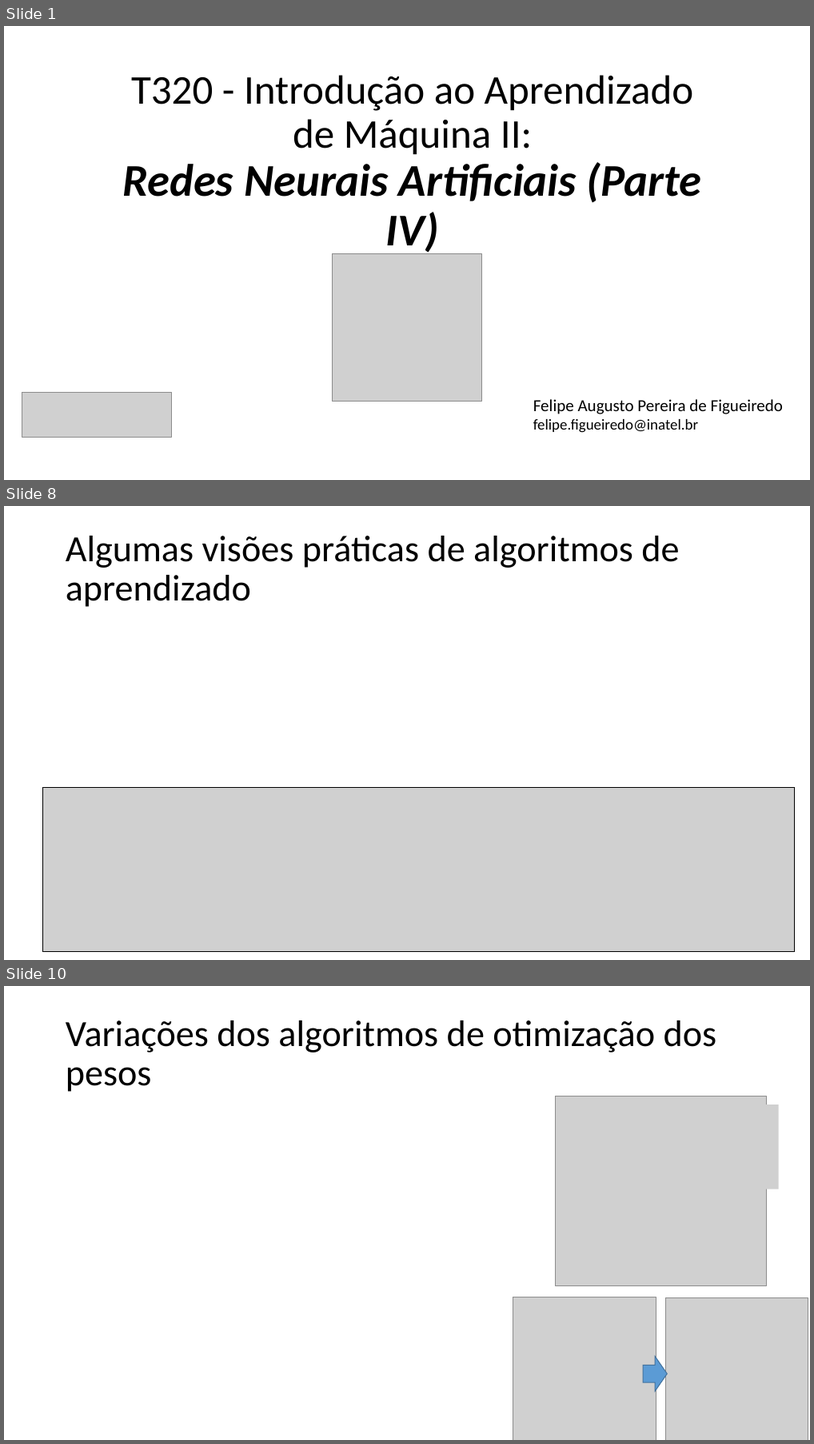
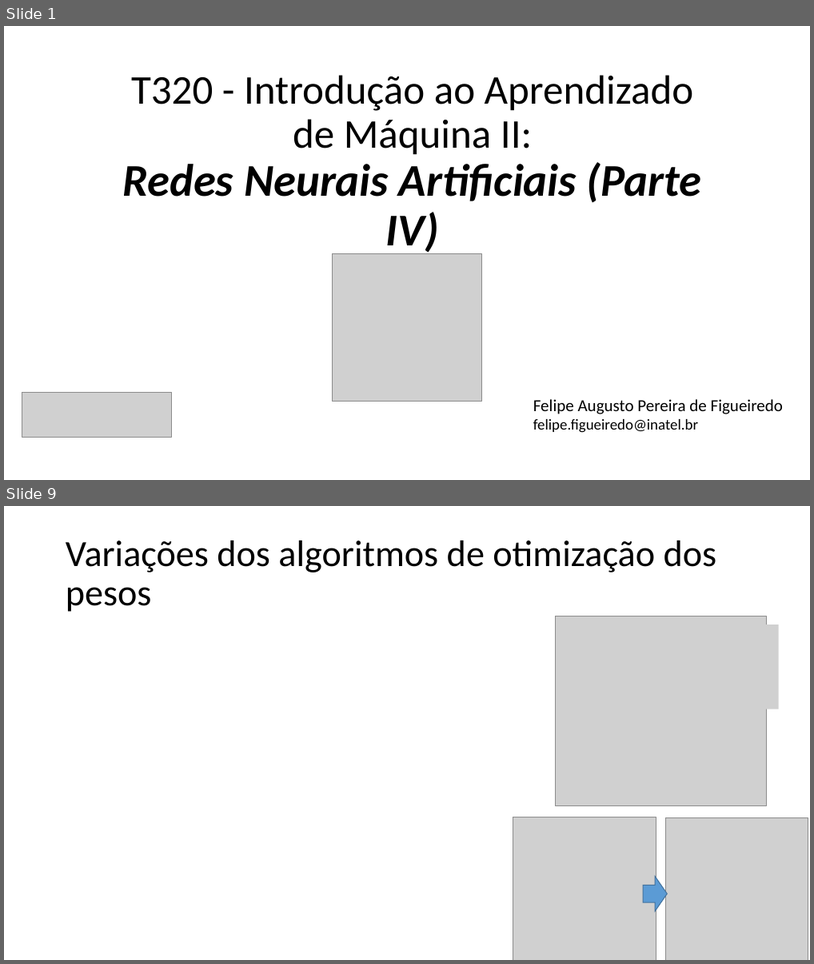
Before and after one commit to zz4fap/t320_aprendizado_de_maquina, a slide deck: slides/T320_Redes_Neurais_Artificiais (Parte IV).pptx. Shown one above the other, each under a label of ours: slides 1, 8 and 10 before the commit, slides 1 and 9 after it; the slides between them are not shown. The pictures are 814x1444 and 814x964 pixels, drawn with LibreOffice and Linux fonts; fonts in the diff are those of the drawing; grey boxes stand for pictures. Boxes give left, top, right and bottom in pixels: in the first picture for what was removed or moved away, otherwise in the second. Text is boxed around its words. In the diff, an @@ line names an element or a change of style, - is before the commit and + after.

```diff
--- a/slides/T320_Redes_Neurais_Artificiais (Parte IV).pptx
+++ b/slides/T320_Redes_Neurais_Artificiais (Parte IV).pptx
@@ slide 8 removed at (4, 506, 810, 960), background #FFFFFF @@
@@ title removed at (66, 536, 679, 607) @@
-Algumas visões práticas de algoritmos de aprendizado
@@ picture removed at (42, 788, 795, 952) @@
@@ what was slide 10 is now slide 9 @@
```
Also in this commit, not shown: 2 slides changed, 5 slides added, 5 other slides removed, 1 other file.
